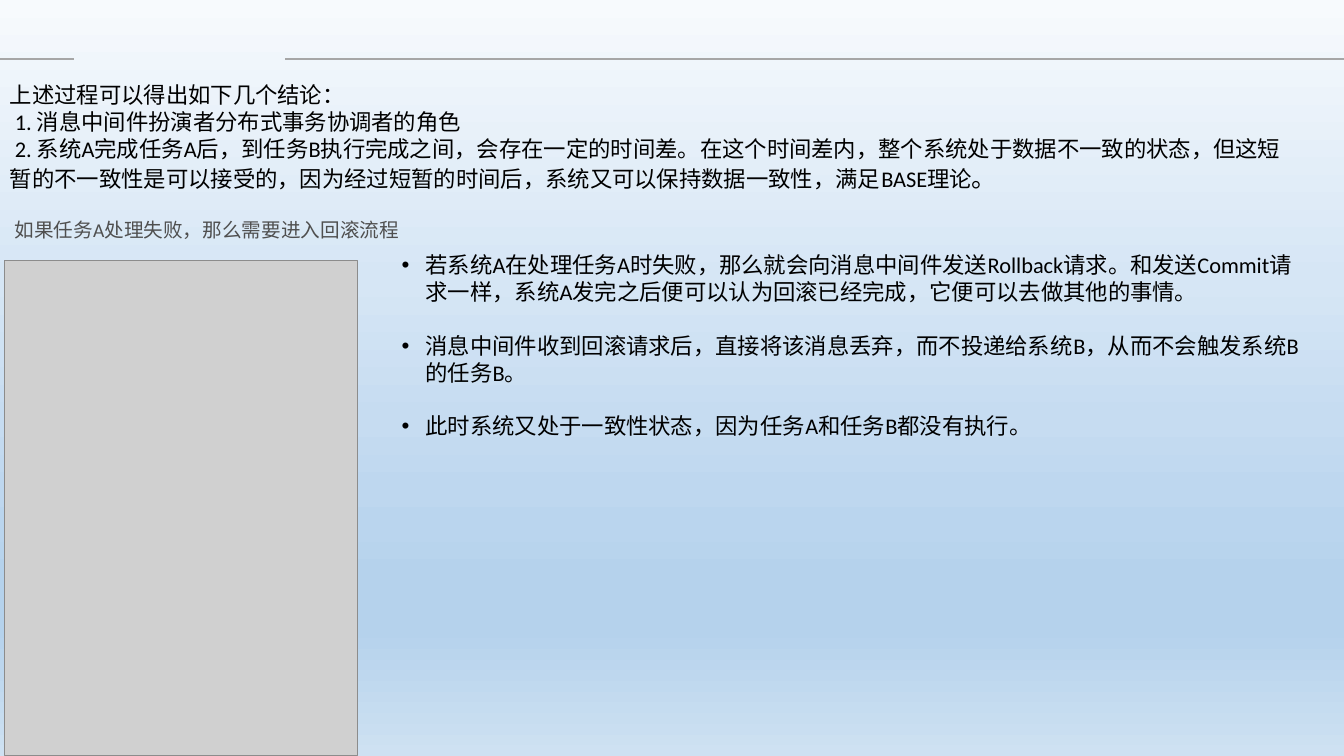
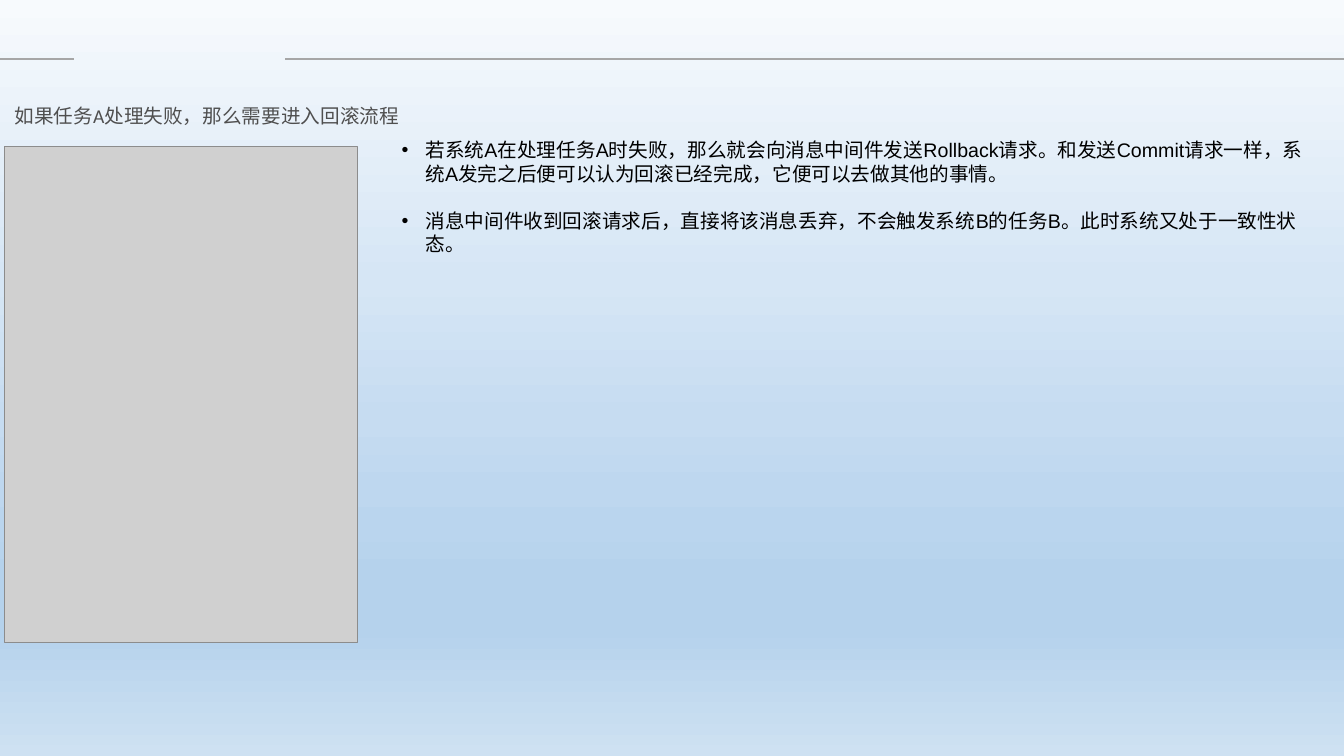
Before and after one commit to Heffie199/zhao_Note, a slide deck: slide 5 of 分布式事务的解决方案 .pptx. Drawn at 1344x756 pixels with LibreOffice and Linux fonts; fonts in the diff are those of the drawing; grey boxes stand for pictures; background and template pictures are left out. Boxes give left, top, right and bottom in pixels: in the first picture for what was removed or moved away, otherwise in the second. Text is boxed around its words. In the diff, an @@ line names an element or a change of style, - is before the commit and + after.

```diff
--- a/分布式事务的解决方案 .pptx
+++ b/分布式事务的解决方案 .pptx
@@ text removed at [10,84,1280,190] @@
-上述过程可以得出如下几个结论：
-1. 消息中间件扮演者分布式事务协调者的角色
-2. 系统A完成任务A后，到任务B执行完成之间，会存在一定的时间差。在这个时间差内，整个系统处于数据不一致的状态，但这短暂的不一致性是可以接受的，因为经过短暂的时间后，系统又可以保持数据一致性，满足BASE理论。
@@ text "如果任务A处理失败，那么需要进入回滚流程": place and size @@
-text "如果任务A处理失败，那么需要进入回滚流程" at [14,220,398,239]
+text "如果任务A处理失败，那么需要进入回滚流程" at [14,106,398,125]
@@ picture: place and size @@
-picture at [5,260,358,756]
+picture at [5,147,358,643]
@@ text "若系统A在处理任务A时失败，那么就会向消息中间件发送Rollback请求。和发送Commit请求一样，系统A发完之后便可 ...": place and size @@
-text "若系统A在处理任务A时失败，那么就会向消息中间件发送Rollback请求。和发送Commit请求一样，系统A发完之后便可 ..." at [425,254,1298,437]
+text "若系统A在处理任务A时失败，那么就会向消息中间件发送Rollback请求。和发送Commit请求一样，系统A发完之后便可 ..." at [425,140,1302,252]
@@ text at [425,140,1302,183]: size 16 to 14 pt, font Calibri to Arial in "若系统A在处理任务A时失败，那么就会向消息中间件发送Rollback请求。和发送Commit请求一样，系统A发完之后便可 ..." @@
@@ text at [425,211,1296,252]: text changed; size 16 to 14 pt; font Calibri to Arial @@
-• 消息中间件收到回滚请求后，直接将该消息丢弃，而不投递给系统B，从而不会触发系统B的任务B。
-• 此时系统又处于一致性状态，因为任务A和任务B都没有执行。
+• 消息中间件收到回滚请求后，直接将该消息丢弃，不会触发系统B的任务B。此时系统又处于一致性状态。
```
Also in this commit, not shown: 4 other slides changed, 3 slides removed.
